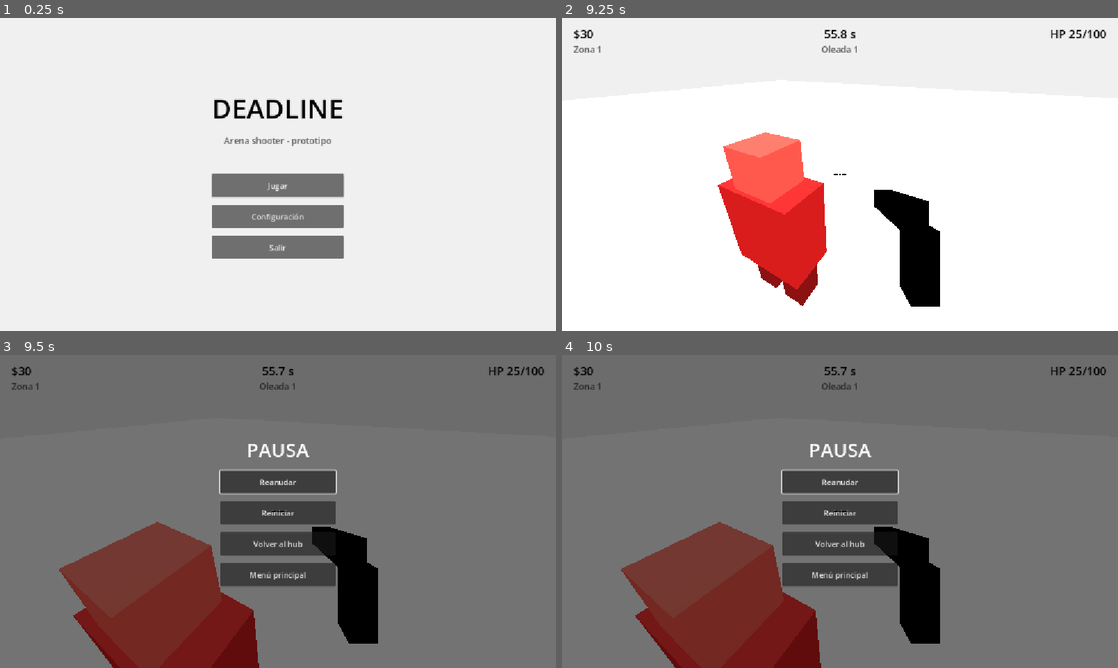
Above: before the commit, frames 1-4 (two rows, left to right).
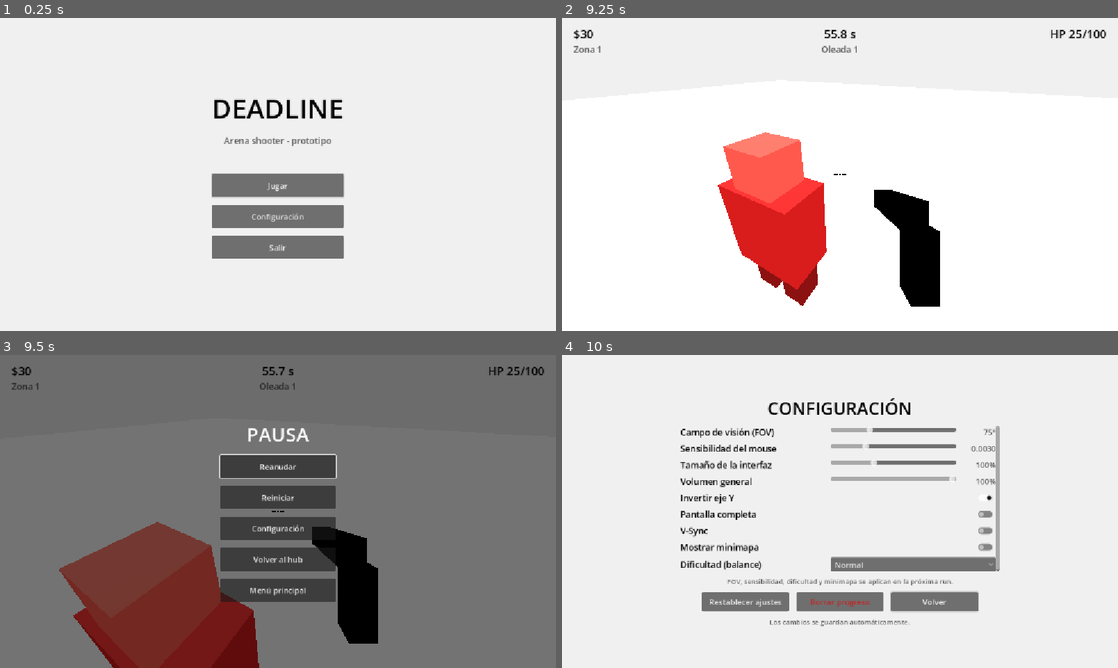
Above: after the commit, the same moments.

Repository: Veilen1/Deadline
Game: Godot game, scene res://scenes/ui/main_menu.tscn
Two runs of this game, one before a commit and one after it. Both use one fixed random seed, a clock stepped at 60 frames per second and the inputs below.
Inputs (mouse positions are in pixels of both pictures, inside the frame that each line leads up to):
- Up to frame 1 (0.25 s): no input
- Up to frame 2 (9.25 s): click "Configuración" at 0.5 s; click (912, 161) at 1.25 s; click (912, 193) at 2 s; click (912, 208) at 2.75 s; click "Volver" at 3.5 s; click "Jugar" at 4.25 s; click "Jugar" at 5 s; move the mouse to (867, 174) at 5.77 s; press the mouse at (867, 174) at 5.78 s; hold W (move_forward) from 5.78 s (still down); tap Space (jump) at 6.02, 6.77, 8.27, 9.02 s; move the mouse to (812, 174) at 6.52 s; release the mouse at (812, 174) at 6.53 s; click (812, 174) at 6.6 s; move the mouse to (851, 168) at 7.27 s; press the mouse at (851, 168) at 7.28 s; move the mouse to (834, 180) at 8.02 s; release the mouse at (834, 180) at 8.03 s; click (834, 180) at 8.1 s; move the mouse to (878, 177) at 8.77 s; press the mouse at (878, 177) at 8.78 s
- Up to frame 3 (9.5 s): keep holding W (move_forward); tap Escape (ui_cancel) at 9.4 s
- Up to frame 4 (10 s): release W (move_forward) at 9.5 s; release the mouse at (878, 514) at 9.5 s; click (840, 527) at 9.5 s, where only the run after the commit has a clickable "Configuración"

Frames 1-2 are identical in both runs. In frame 3, 5.8% of the frame differs, in the area x 39-61%, y 23-79%; in frame 4, 97%, in the area x 0-100%, y 0-100%.

Commit message:
fix(pause): congelar oleadas y agregar configuracion en pausa

Diff:
--- a/scenes/actors/player/player.gd
+++ b/scenes/actors/player/player.gd
@@ -35,11 +35,17 @@
 
 func _ready() -> void:
 	current_health = max_health
-	mouse_sensitivity = Settings.mouse_sensitivity
-	camera.fov = Settings.fov
+	Settings.settings_changed.connect(_apply_live_settings)
+	_apply_live_settings()
 	Input.mouse_mode = Input.MOUSE_MODE_CAPTURED
 	camera.position.y = camera_height
 	# TODO: Fase 1.3 — viewmodel/brazos en primera persona (el mesh del cuerpo está oculto).
+
+
+func _apply_live_settings() -> void:
+	if is_instance_valid(camera):
+		camera.fov = Settings.fov
+	mouse_sensitivity = Settings.mouse_sensitivity
 
 
 func _unhandled_input(event: InputEvent) -> void:
--- a/scenes/levels/zone.gd
+++ b/scenes/levels/zone.gd
@@ -85,7 +85,7 @@
 		_finish_zone()
 		return
 
-	await get_tree().create_timer(wave_delay).timeout
+	await get_tree().create_timer(wave_delay, false).timeout
 	if GameState.is_run_active and not _completed:
 		_start_wave()
 
--- a/scenes/main.gd
+++ b/scenes/main.gd
@@ -42,6 +42,7 @@
 	EventBus.boss_spawned.connect(_on_boss_spawned)
 	EventBus.boss_health_changed.connect(_on_boss_health_changed)
 	EventBus.boss_defeated.connect(_on_boss_defeated)
+	Settings.settings_changed.connect(_on_settings_changed)
 	player.call("apply_meta_upgrades", GameState.upgrades)
 	minimap.visible = Settings.show_minimap
 	_update_money_label(GameState.money)
@@ -86,7 +87,7 @@
 	# Congela el timer mientras se muestra la transición.
 	_transitioning = true
 	_show_zone_banner("ZONA %d COMPLETADA" % (_zone_index + 1))
-	await get_tree().create_timer(zone_banner_hold).timeout
+	await get_tree().create_timer(zone_banner_hold, false).timeout
 
 	if not GameState.is_run_active:
 		_transitioning = false
@@ -95,7 +96,7 @@
 	_zone_index += 1
 	_load_zone(_zone_index)
 	_show_zone_banner("ZONA %d" % (_zone_index + 1))
-	await get_tree().create_timer(zone_banner_hold).timeout
+	await get_tree().create_timer(zone_banner_hold, false).timeout
 	_transitioning = false
 
 
@@ -140,6 +141,10 @@
 	var number: Node3D = DAMAGE_NUMBER_SCENE.instantiate() as Node3D
 	add_child(number)
 	number.call("show_damage", world_position, amount)
+
+
+func _on_settings_changed() -> void:
+	minimap.visible = Settings.show_minimap
 
 
 func _on_boss_spawned(_boss: Node, max_health: float) -> void:
--- a/scenes/ui/pause_menu.gd
+++ b/scenes/ui/pause_menu.gd
@@ -2,11 +2,16 @@
 
 const MAIN_MENU_SCENE: String = "res://scenes/ui/main_menu.tscn"
 const HUB_SCENE: String = "res://scenes/ui/hub.tscn"
+const SETTINGS_SCENE: PackedScene = preload("res://scenes/ui/settings.tscn")
 
 @onready var resume_button: Button = $CenterContainer/Menu/ResumeButton
 @onready var restart_button: Button = $CenterContainer/Menu/RestartButton
+@onready var config_button: Button = $CenterContainer/Menu/ConfigButton
 @onready var hub_button: Button = $CenterContainer/Menu/HubButton
 @onready var main_menu_button: Button = $CenterContainer/Menu/MainMenuButton
+
+var _settings_menu: Control
+var _settings_open: bool = false
 
 
 func _ready() -> void:
@@ -14,11 +19,15 @@
 	process_mode = Node.PROCESS_MODE_ALWAYS
 	resume_button.pressed.connect(_on_resume_pressed)
 	restart_button.pressed.connect(_on_restart_pressed)
+	config_button.pressed.connect(_on_config_pressed)
 	hub_button.pressed.connect(_on_hub_pressed)
 	main_menu_button.pressed.connect(_on_main_menu_pressed)
 
 
 func _unhandled_input(event: InputEvent) -> void:
+	if _settings_open:
+		return
+
 	if not event.is_action_pressed("ui_cancel"):
 		return
 
@@ -53,6 +62,31 @@
 	get_tree().reload_current_scene()
 
 
+func _on_config_pressed() -> void:
+	if _settings_open:
+		return
+
+	_settings_open = true
+	_settings_menu = SETTINGS_SCENE.instantiate() as Control
+	_settings_menu.set("overlay_mode", true)
+	_settings_menu.closed.connect(_on_settings_closed)
+	get_parent().add_child(_settings_menu)
+	hide()
+
+
+func _on_settings_closed() -> void:
+	_close_settings()
+	show()
+	config_button.grab_focus()
+
+
+func _close_settings() -> void:
+	if is_instance_valid(_settings_menu):
+		_settings_menu.queue_free()
+	_settings_menu = null
+	_settings_open = false
+
+
 func _on_hub_pressed() -> void:
 	GameState.save_game()
 	get_tree().paused = false
@@ -71,4 +105,5 @@
 	# Al terminar la run la pausa se desactiva para no competir con fin de run.
 	process_mode = Node.PROCESS_MODE_ALWAYS if enabled else Node.PROCESS_MODE_DISABLED
 	if not enabled:
+		_close_settings()
 		hide()
--- a/scenes/ui/pause_menu.tscn
+++ b/scenes/ui/pause_menu.tscn
@@ -51,6 +51,11 @@
 layout_mode = 2
 text = "Reiniciar"
 
+[node name="ConfigButton" type="Button" parent="CenterContainer/Menu"]
+custom_minimum_size = Vector2(240, 48)
+layout_mode = 2
+text = "Configuración"
+
 [node name="HubButton" type="Button" parent="CenterContainer/Menu"]
 custom_minimum_size = Vector2(240, 48)
 layout_mode = 2
--- a/scenes/ui/settings.gd
+++ b/scenes/ui/settings.gd
@@ -1,6 +1,10 @@
 extends Control
 
+signal closed
+
 const MAIN_MENU_SCENE: String = "res://scenes/ui/main_menu.tscn"
+
+@export var overlay_mode: bool = false
 
 @onready var fov_slider: HSlider = $CenterContainer/Menu/OptionsScroll/Options/FovRow/FovSlider
 @onready var fov_value: Label = $CenterContainer/Menu/OptionsScroll/Options/FovRow/FovValue
@@ -25,6 +29,7 @@
 
 
 func _ready() -> void:
+	process_mode = Node.PROCESS_MODE_ALWAYS
 	Input.mouse_mode = Input.MOUSE_MODE_VISIBLE
 	_populate_difficulty()
 	_load_controls()
@@ -163,4 +168,18 @@
 
 func _on_back_pressed() -> void:
 	Settings.save_settings()
+	if overlay_mode:
+		hide()
+		closed.emit()
+		return
 	get_tree().change_scene_to_file(MAIN_MENU_SCENE)
+
+
+func _unhandled_input(event: InputEvent) -> void:
+	if not overlay_mode:
+		return
+	if not event.is_action_pressed("ui_cancel"):
+		return
+
+	_on_back_pressed()
+	get_viewport().set_input_as_handled()
--- a/scripts/autoloads/settings.gd
+++ b/scripts/autoloads/settings.gd
@@ -2,6 +2,8 @@
 
 ## Configuración persistente del jugador. Se aplica al arrancar y desde
 ## la pantalla de configuración.
+
+signal settings_changed
 
 const DEFAULT_SAVE_PATH: String = "user://deadline_settings.cfg"
 const SAVE_VERSION: int = 1
@@ -114,24 +116,28 @@
 
 
 func save_settings() -> void:
-	if not persistence_enabled or _is_loading:
+	if _is_loading:
 		return
 
-	var config := ConfigFile.new()
-	config.set_value("settings", "version", SAVE_VERSION)
-	config.set_value("settings", "fov", fov)
-	config.set_value("settings", "ui_scale", ui_scale)
-	config.set_value("settings", "fullscreen", fullscreen)
-	config.set_value("settings", "vsync", vsync)
-	config.set_value("settings", "mouse_sensitivity", mouse_sensitivity)
-	config.set_value("settings", "invert_y", invert_y)
-	config.set_value("settings", "master_volume", master_volume)
-	config.set_value("settings", "show_minimap", show_minimap)
-	config.set_value("settings", "difficulty", difficulty)
+	if persistence_enabled:
+		var config := ConfigFile.new()
+		config.set_value("settings", "version", SAVE_VERSION)
+		config.set_value("settings", "fov", fov)
+		config.set_value("settings", "ui_scale", ui_scale)
+		config.set_value("settings", "fullscreen", fullscreen)
+		config.set_value("settings", "vsync", vsync)
+		config.set_value("settings", "mouse_sensitivity", mouse_sensitivity)
+		config.set_value("settings", "invert_y", invert_y)
+		config.set_value("settings", "master_volume", master_volume)
+		config.set_value("settings", "show_minimap", show_minimap)
+		config.set_value("settings", "difficulty", difficulty)
 
-	var error: int = config.save(save_path)
-	if error != OK:
-		push_warning("Settings: no se pudo guardar la configuración (%s)" % error)
+		var error: int = config.save(save_path)
+		if error != OK:
+			push_warning("Settings: no se pudo guardar la configuración (%s)" % error)
+
+	# Permite que la partida en curso aplique FOV, sensibilidad y minimapa al instante.
+	settings_changed.emit()
 
 
 func load_settings() -> void:
